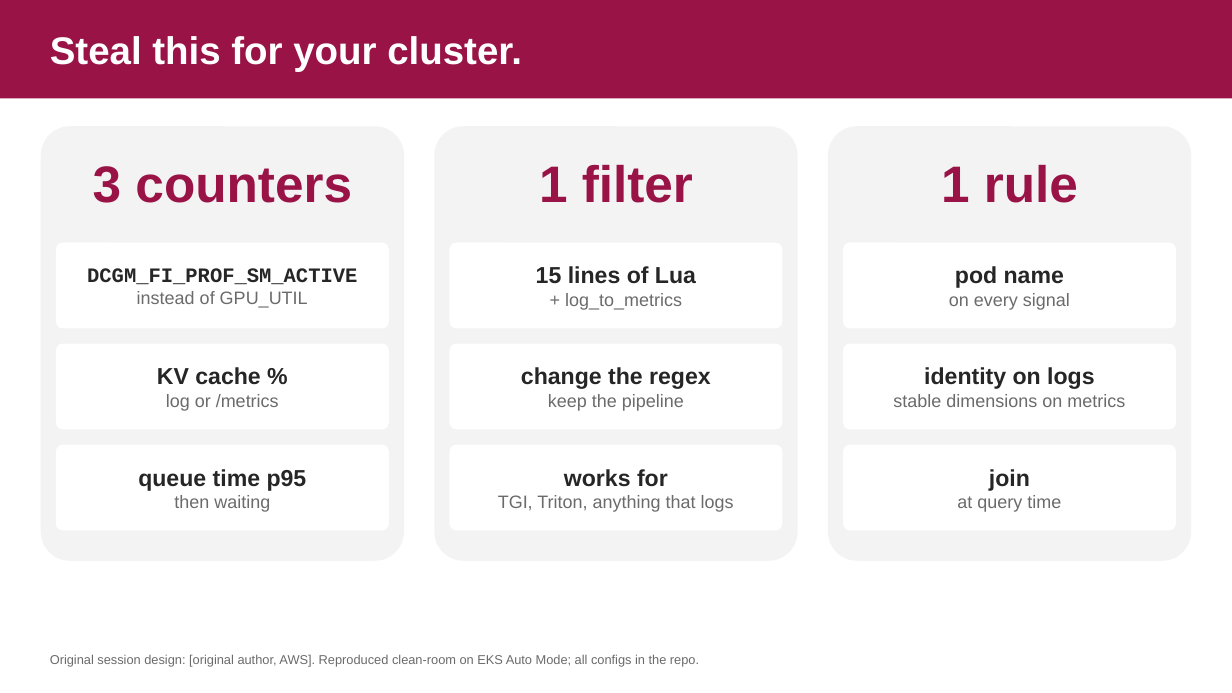
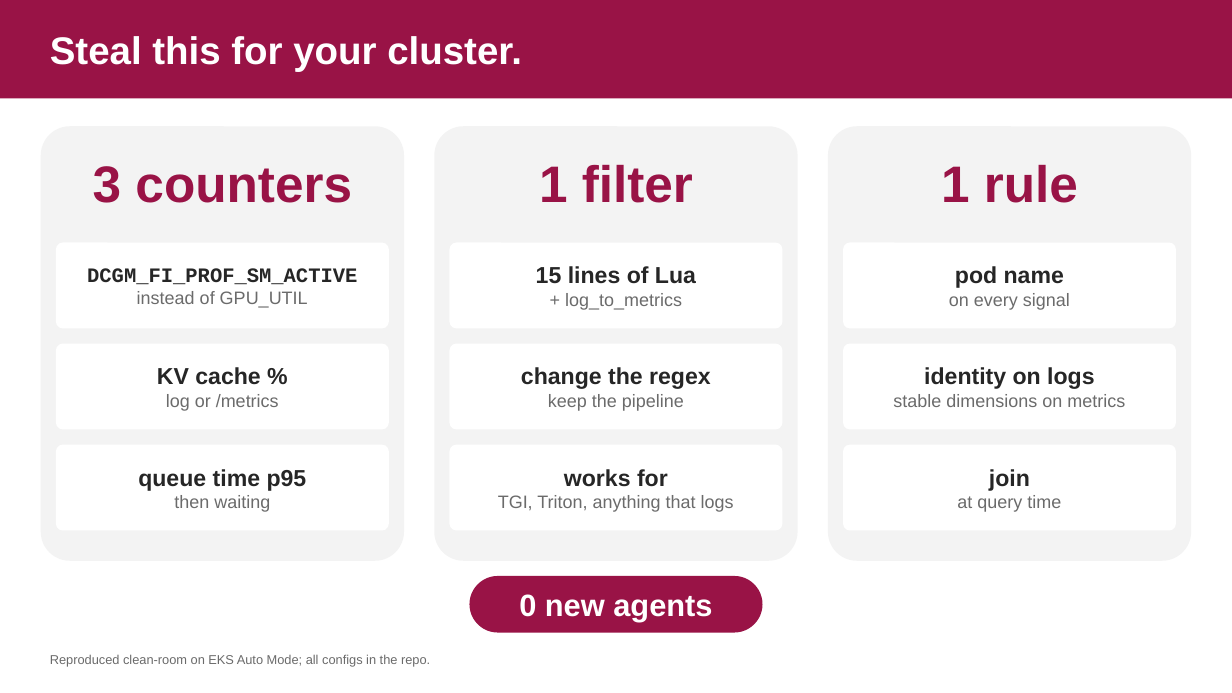
Before and after one commit to danilosilvase/gpu-observability-kubecon-na-2026, a slide deck: slide 20 of deck/kubecon-na-2026-v4.pptx. Drawn at 1232x693 pixels with LibreOffice and Linux fonts; fonts in the diff are those of the drawing; background and template pictures are left out. Boxes give left, top, right and bottom in pixels: in the first picture for what was removed or moved away, otherwise in the second. Text is boxed around its words. In the diff, an @@ line names an element or a change of style, - is before the commit and + after.

```diff
--- a/deck/kubecon-na-2026-v4.pptx
+++ b/deck/kubecon-na-2026-v4.pptx
@@ rounded rectangle added at [470,576,762,632], fill #991346, 24 pt, text #FFFFFF, bold @@
+0 new agents
@@ text at [50,654,430,666]: text changed @@
-Original session design: [original author, AWS]. Reproduced clean-room on EKS Auto Mode; all configs in the repo.
+Reproduced clean-room on EKS Auto Mode; all configs in the repo.
```
Also in this commit, not shown: 13 other slides changed, 3 other files.
